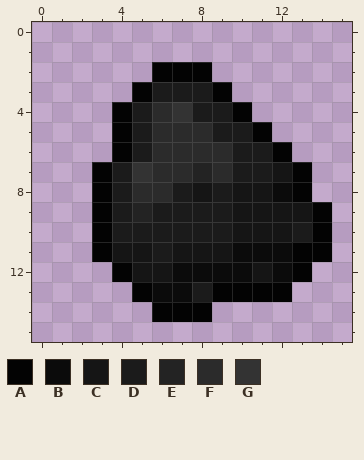
File history of a pixel-art sprite, www/images/blocks/263.1_s.png. This is how it looked before the edit.
The file is 32x32 pixels, drawn in blocks of 2x2; one block is one cell here. Colours within 5 levels of each other are drawn and written as one.
Palette (. is transparent): A #030303  B #0b0b0b  C #151515  D #1b1b1b  E #232323  F #2b2b2b  G #333333
Pixels before, first column x 3:
 2 ...AAA......
 3 ..ADDDA.....
 4 .ADFGDDA....
 5 .ADFFFDDA...
 6 .ADFFFFDDA..
 7 ADGFFEFDDCA.
 8 ADFFDCDCCBA.
 9 ADEDDDDCCCCA
10 ADDDDDDCCCDA
11 ACCDCCCBBBAA
12 .ACCBBBBCBA.
13 ..ABBDAAAA..
14 ...AAA......
After:
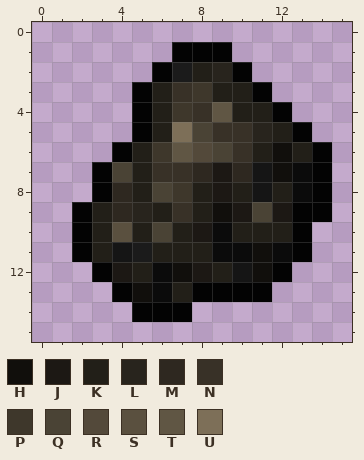
Colours new in this view: H #110f0c  J #1c1814  K #221f18  L #28241d  M #2e2820  N #383127  P #3e372b  Q #4a4335  R #53493a  S #5a503f  T #605644  U #7d6f58
The exact change:
Changed rows in their new state; - is an unchanged pixel.
first column x 2:
 1 -----AAA-----
 2 -----DKLA----
 3 ----KNPKKA---
 4 --.AKPNTKKA--
 5 --.AKUQNNLKA-
 6 ---KPTRQNKHKA
 7 --QKNNMJMCHBA
 8 --MKQPKJK-KBA
 9 AKMLKNKHJQJA-
10 AKSKQKJBKKKA.
11 AK-DKKKB-H--.
12 -AJKBHJKCHA.-
13 --AH-KA---.--
14 ---A--.------
